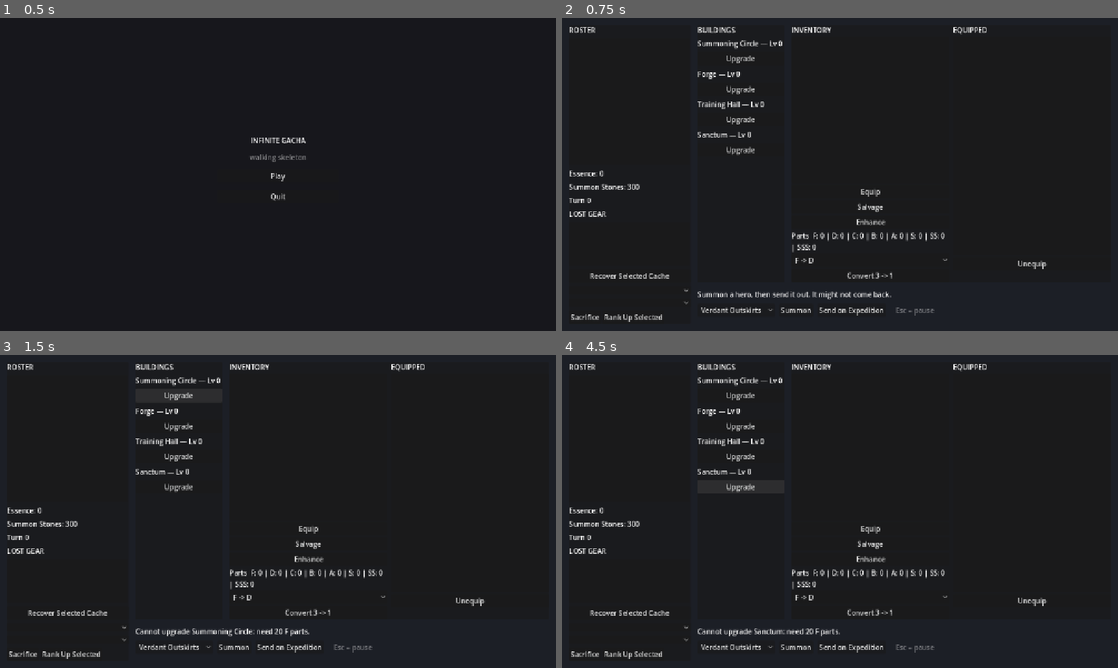
Above: before the commit, frames 1-4 (two rows, left to right).
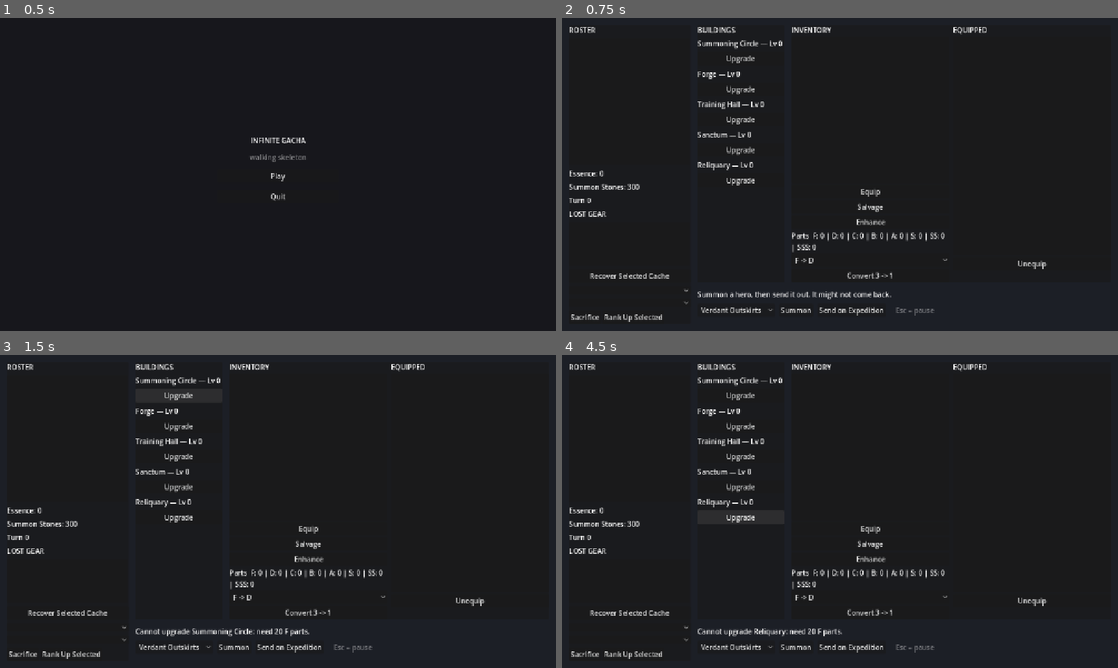
Above: after the commit, the same moments.

Repository: Joony117/Hearthbound
Game: Godot game, scene res://ui/main_menu.tscn
Same seed, same stepped clock (60 frames per second), same inputs: the game is played once before the commit and once after it.
Inputs:
- Up to frame 1 (0.5 s): no input
- Up to frame 2 (0.75 s): click "Play" at 0.5 s
- Up to frame 3 (1.5 s): click "Upgrade" at 1.25 s
- Up to frame 4 (4.5 s): click "Upgrade" at 2 s; click "Upgrade" at 2.75 s; click "Upgrade" at 3.5 s; click "Upgrade" at 4.25 s

Frame 1 is identical in both runs. In frame 2, 0.2% of the frame differs, in the area x 24-35%, y 46-54%; in frame 3, 0.2%; in frame 4, 0.4%, in the area x 24-51%, y 46-90%.

Commit message:
feat: P2-24 makes the Reliquary buildable, so its two bonuses can fire
reliquary_decay_turns_bonus and reliquary_damage_chance_reduction have
had correct, live consumers since P2-04f -- GameSession.advance_turn,
GameSession.recover_cache and hub.gd's cache readout all read
building_levels[4] properly. The Buildings panel just offered indices
0-3, so index 4 was pinned at 0 in every real game and the numbers
measured nothing. That is this backlog's seventh "reads real, measures
nothing" entry, and the only one that needed no code to close.

No production logic changed. upgrade_building and _upgrade_building were
written index-generic by P2-07b, so this is one @onready, one refresh
line, one handler, and a Label/Button/[connection] triple in hub.tscn.
No cost logic, no balance field, no formula change. All five buildings
are now buildable, closing P2-07a's three-buildings staging with no
second design pass -- exactly as it predicted.

Criterion 4 is the ticket. P2-21 shipped the Training Hall with its
arithmetic proven by writing building_levels[2] directly, which passes
just as green with the button absent: that proves the formula, not the
wiring, and the wiring is all there is here. So the level arrives by
pressing the button and is observed through %LostCacheList's rendered
text. Red-proof: deleting only the [connection] line fails all three new
tests -- decay stuck at 15 turns instead of 20, damage delta 0.00
instead of 0.03. The first red-proof attempt was invalid and is written
up in the Findings: replacing that line with junk broke hub.tscn's
parsing, so the tests failed on "Failed loading resource" rather than on
the missing wire. Break the seam, not the file.

Both clampf residues P2-07a and P2-22 raised, and P2-04f accepted, are
now reachable in play for the first time. Nothing is reopened -- the
ruling rested on the arithmetic and the cap-5 dependency, neither of
which a buildable Reliquary changes -- but its "practical stake is zero
today" escape hatch is gone, so SYSTEMS.md now carries a PROVISIONAL
marker on whether a maxed Reliquary's risk-free same-turn recovery reads
as a reward or as the mechanic switching off. Settled by a played build.

The mandatory verifier pass (boundary 2, scene seam) returned
pass-with-concerns, and its one substantive finding was in docs rather
than code: the SYSTEMS.md closeout struck only the first of two
sentences making the same claim, leaving the document asserting and
refuting itself three lines apart. Fixed.

Import gate exit 0 with no errors or warnings, GUT 122/122,
save_roundtrip_check PASS.

Co-Authored-By: Claude Opus 5 <noreply@anthropic.com>

Diff:
--- a/hub/hub.gd
+++ b/hub/hub.gd
@@ -22,6 +22,7 @@
 @onready var _forge_level: Label = %ForgeLevel
 @onready var _training_hall_level: Label = %TrainingHallLevel
 @onready var _sanctum_level: Label = %SanctumLevel
+@onready var _reliquary_level: Label = %ReliquaryLevel
 @onready var _convert_rank_option: OptionButton = %ConvertRankOption
 @onready var _equipped_list: ItemList = %EquippedList
 @onready var _hero_detail: Label = %HeroDetail
@@ -168,6 +169,7 @@
 	_forge_level.text = "Forge — Lv %d" % GameSession.building_levels[1]
 	_training_hall_level.text = "Training Hall — Lv %d" % GameSession.building_levels[2]
 	_sanctum_level.text = "Sanctum — Lv %d" % GameSession.building_levels[3]
+	_reliquary_level.text = "Reliquary — Lv %d" % GameSession.building_levels[4]
 
 
 func _refresh_equipped() -> void:
@@ -421,6 +423,10 @@
 
 func _on_upgrade_sanctum_pressed() -> void:
 	_upgrade_building(3, "Sanctum", GameSession.upgrade_building(3, BALANCE))
+
+
+func _on_upgrade_reliquary_pressed() -> void:
+	_upgrade_building(4, "Reliquary", GameSession.upgrade_building(4, BALANCE))
 
 
 func _upgrade_building(index: int, building_name: String, upgraded: bool) -> void:
--- a/hub/hub.tscn
+++ b/hub/hub.tscn
@@ -231,6 +231,15 @@
 text = "Sanctum — Lv 0"
 
 [node name="UpgradeSanctum" type="Button" parent="UI/Root/BuildingsPanel/VBox"]
+layout_mode = 2
+text = "Upgrade"
+
+[node name="ReliquaryLevel" type="Label" parent="UI/Root/BuildingsPanel/VBox"]
+unique_name_in_owner = true
+layout_mode = 2
+text = "Reliquary — Lv 0"
+
+[node name="UpgradeReliquary" type="Button" parent="UI/Root/BuildingsPanel/VBox"]
 layout_mode = 2
 text = "Upgrade"
 
@@ -358,5 +367,6 @@
 [connection signal="pressed" from="UI/Root/BuildingsPanel/VBox/UpgradeForge" to="." method="_on_upgrade_forge_pressed"]
 [connection signal="pressed" from="UI/Root/BuildingsPanel/VBox/UpgradeTrainingHall" to="." method="_on_upgrade_training_hall_pressed"]
 [connection signal="pressed" from="UI/Root/BuildingsPanel/VBox/UpgradeSanctum" to="." method="_on_upgrade_sanctum_pressed"]
+[connection signal="pressed" from="UI/Root/BuildingsPanel/VBox/UpgradeReliquary" to="." method="_on_upgrade_reliquary_pressed"]
 [connection signal="pressed" from="UI/Root/Bottom/Buttons/Summon" to="." method="_on_summon_pressed"]
 [connection signal="pressed" from="UI/Root/Bottom/Buttons/Expedition" to="." method="_on_expedition_pressed"]
--- a/tests/save_roundtrip_check.gd
+++ b/tests/save_roundtrip_check.gd
@@ -382,11 +382,12 @@
 	var building_levels: Array[int] = _game_session.get("building_levels")
 	building_levels.fill(0)
 	_parts().fill(0)
-	_parts()[0] = 40
+	_parts()[0] = 60
 	_parts()[1] = 30
-	# Two buildings at two different levels, so a save that persists only the first index — or
-	# collapses the array to one value — fails here rather than passing on an all-zero tail.
-	var expected_levels: Array[int] = [0, 2, 1, 0, 0]
+	# Three buildings at two different levels, one of them the array's **last** index, so a save
+	# that persists only the first index — or collapses the array to one value, or truncates its
+	# tail — fails here rather than passing on an all-zero remainder.
+	var expected_levels: Array[int] = [0, 2, 1, 0, 1]
 	var balance := BalanceTable.new()
 	if not _game_session.call("upgrade_building", 1, balance):
 		return _fail("first Forge upgrade before disk reload", "upgrade_building() == true", "upgrade_building() == false")
@@ -394,6 +395,8 @@
 		return _fail("second Forge upgrade before disk reload", "upgrade_building() == true", "upgrade_building() == false")
 	if not _game_session.call("upgrade_building", 2, balance):
 		return _fail("Training Hall upgrade before disk reload", "upgrade_building() == true", "upgrade_building() == false")
+	if not _game_session.call("upgrade_building", 4, balance):
+		return _fail("Reliquary upgrade before disk reload", "upgrade_building() == true", "upgrade_building() == false")
 	_save_service.call("save")
 
 	var save_file: FileAccess = FileAccess.open(_save_path, FileAccess.READ)
--- a/tests/unit/test_buildings.gd
+++ b/tests/unit/test_buildings.gd
@@ -99,3 +99,69 @@
 	assert_eq(GameSession.parts[0], 0)
 	assert_eq(status.text, "Upgraded Training Hall to Lv 1 for 20 F parts.")
 	assert_eq(training_hall_level.text, "Training Hall — Lv 1")
+
+
+func test_reliquary_upgrade_updates_hub() -> void:
+	GameSession.parts[0] = 20
+	var hub_scene: PackedScene = load("res://hub/hub.tscn") as PackedScene
+	assert_not_null(hub_scene)
+	var hub: Node3D = hub_scene.instantiate() as Node3D
+	add_child_autofree(hub)
+	var upgrade_button: Button = hub.get_node("UI/Root/BuildingsPanel/VBox/UpgradeReliquary") as Button
+	var status: Label = hub.get_node("%Status") as Label
+	var reliquary_level: Label = hub.get_node("%ReliquaryLevel") as Label
+
+	upgrade_button.pressed.emit()
+	assert_eq(GameSession.building_levels[4], 1)
+	assert_eq(GameSession.parts[0], 0)
+	assert_eq(status.text, "Upgraded Reliquary to Lv 1 for 20 F parts.")
+	assert_eq(reliquary_level.text, "Reliquary — Lv 1")
+
+
+func test_reliquary_upgrade_refuses_without_parts() -> void:
+	GameSession.parts[0] = 19
+	var hub_scene: PackedScene = load("res://hub/hub.tscn") as PackedScene
+	var hub: Node3D = hub_scene.instantiate() as Node3D
+	add_child_autofree(hub)
+	var upgrade_button: Button = hub.get_node("UI/Root/BuildingsPanel/VBox/UpgradeReliquary") as Button
+	var status: Label = hub.get_node("%Status") as Label
+	var reliquary_level: Label = hub.get_node("%ReliquaryLevel") as Label
+
+	upgrade_button.pressed.emit()
+	assert_eq(GameSession.building_levels[4], 0)
+	assert_eq(GameSession.parts[0], 19)
+	assert_eq(status.text, "Cannot upgrade Reliquary: need 20 F parts.")
+	assert_eq(reliquary_level.text, "Reliquary — Lv 0")
+
+
+## The point of P2-24 is the wiring, not the formulas - both already read building_levels[4]
+## correctly. So the level has to arrive by pressing the button, never by writing the array:
+## P2-21 proved the Training Hall's arithmetic with a direct write, which would have passed
+## just as green with the button absent.
+func test_reliquary_upgrade_reaches_both_consumers_from_the_hub() -> void:
+	var balance := BalanceTable.new()
+	GameSession.parts[0] = 20
+	var cache := LostCache.new("Doomed", &"verdant_outskirts", 0)
+	GameSession.lost_caches.append(cache)
+	var hub_scene: PackedScene = load("res://hub/hub.tscn") as PackedScene
+	var hub: Node3D = hub_scene.instantiate() as Node3D
+	add_child_autofree(hub)
+	var upgrade_button: Button = hub.get_node("UI/Root/BuildingsPanel/VBox/UpgradeReliquary") as Button
+	var lost_cache_list: ItemList = hub.get_node("%LostCacheList") as ItemList
+	# team_power far above the zone's 900 keeps power_deficit_penalty at 0, so the only term
+	# moving between the two readings is the Reliquary's.
+	var damage_before: float = LostCache.compute_damage_chance(
+		cache, 900, 9000.0, GameSession.turns, GameSession.building_levels[4], balance
+	)
+	assert_eq(lost_cache_list.get_item_text(0), "Doomed — Verdant Outskirts — 0 items — 15 turns remaining")
+
+	upgrade_button.pressed.emit()
+
+	assert_eq(
+		lost_cache_list.get_item_text(0),
+		"Doomed — Verdant Outskirts — 0 items — %d turns remaining" % (15 + balance.reliquary_decay_turns_bonus)
+	)
+	var damage_after: float = LostCache.compute_damage_chance(
+		cache, 900, 9000.0, GameSession.turns, GameSession.building_levels[4], balance
+	)
+	assert_almost_eq(damage_before - damage_after, balance.reliquary_damage_chance_reduction, 0.0001)
Not shown, changed: docs/SYSTEMS.md
Not shown, changed: docs/TASKS-DONE.md
Not shown, changed: docs/TASKS.md
